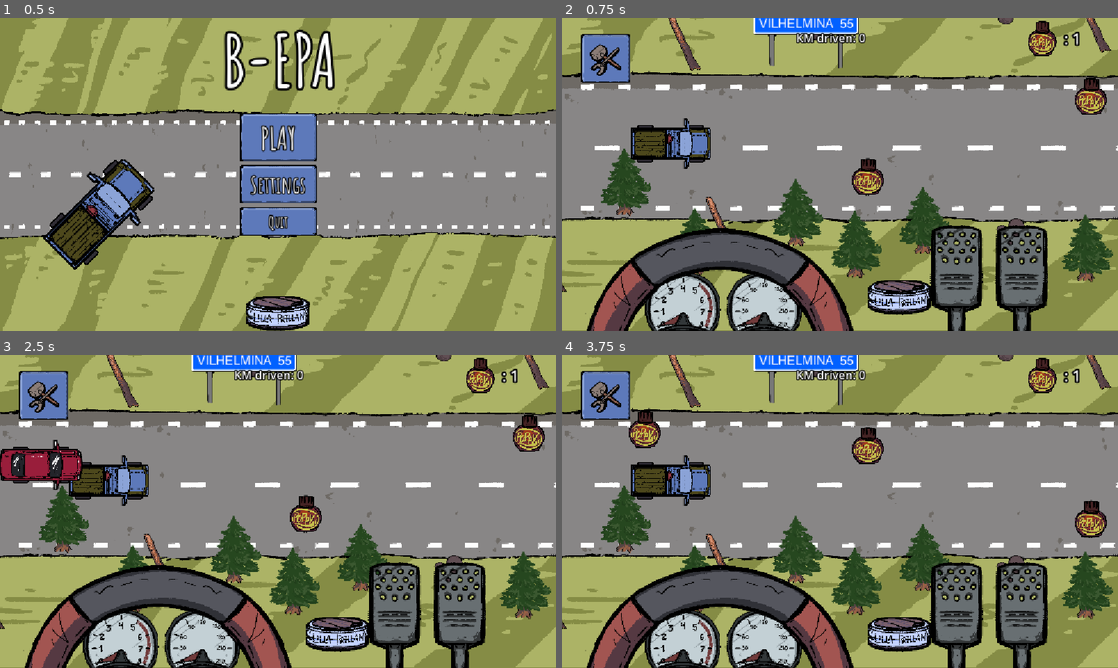
Above: before the commit, frames 1-4 (two rows, left to right).
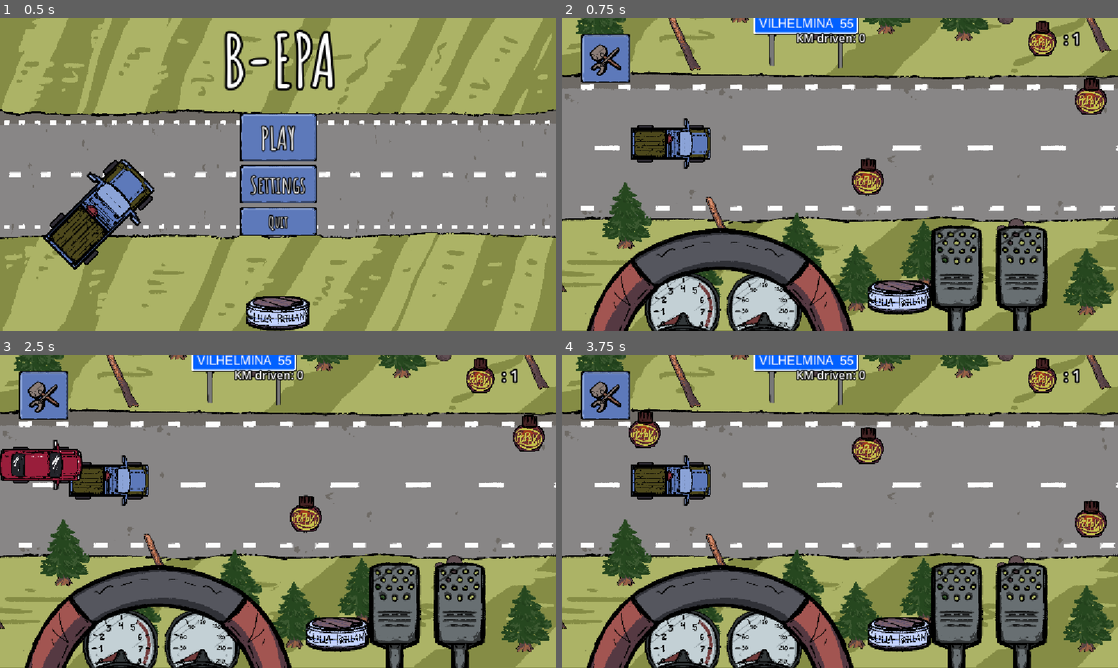
Above: after the commit, the same moments.

Repository: midenfors/project-epa
Game: Godot game, scene res://Scenes/UI/main_menu.tscn
Same seed, same stepped clock (60 frames per second), same inputs: the game is played once before the commit and once after it. The engine's default icon, where the game draws it, is replaced by a stand-in: a white triangle on a blue panel in a dark square.
Inputs (mouse positions are in pixels of both pictures, inside the frame that each line leads up to):
- Up to frame 1 (0.5 s): no input
- Up to frame 2 (0.75 s): click "PLAY" at 0.5 s
- Up to frame 3 (2.5 s): click (494, 624) at 1.25 s; click (428, 624) at 2 s
- Up to frame 4 (3.75 s): hold S (Turn Right) 2.78-3.5 s; hold Space (Boost) 2.78-3.5 s; click "Tow home" at 3.5 s

Frame 1 is identical in both runs. In frame 2, 8.5% of the frame differs, in the area x 2-100%, y 0-95%; in frame 3, 8.5%; in frame 4, 8.5%.

Commit message:
Changed upgrade text. Moved the tree down so it doesn't fly.

Diff:
--- a/Resources/Upgrades/booster.tres
+++ b/Resources/Upgrades/booster.tres
@@ -6,7 +6,7 @@
 [resource]
 script = ExtResource("1_ext5o")
 name = "Booster"
-description = "Öka din drivkraft!"
+description = "Increase your boost power"
 base_cost = 21
 cost_increase = 1.3
 icon = ExtResource("1_uc64d")
--- a/Resources/Upgrades/bumper.tres
+++ b/Resources/Upgrades/bumper.tres
@@ -6,7 +6,7 @@
 [resource]
 script = ExtResource("1_iac18")
 name = "Bumper"
-description = "Gör så att du kan köra på saker utan att oroa dig."
+description = "Keep those obstacles from blocking your way"
 base_cost = 13
 icon = ExtResource("1_ngru0")
 metadata/_custom_type_script = "uid://vn6db8n58n3i"
--- a/Scenes/standing_tree.tscn
+++ b/Scenes/standing_tree.tscn
@@ -12,7 +12,7 @@
 
 [node name="StandingTree" type="Sprite2D" parent="." unique_id=323519535]
 z_index = 2
-position = Vector2(-3, -200)
+position = Vector2(0, -100)
 texture = ExtResource("2_mmcid")
 
 [node name="CollisionShape2D2" type="CollisionShape2D" parent="." unique_id=605100573]
